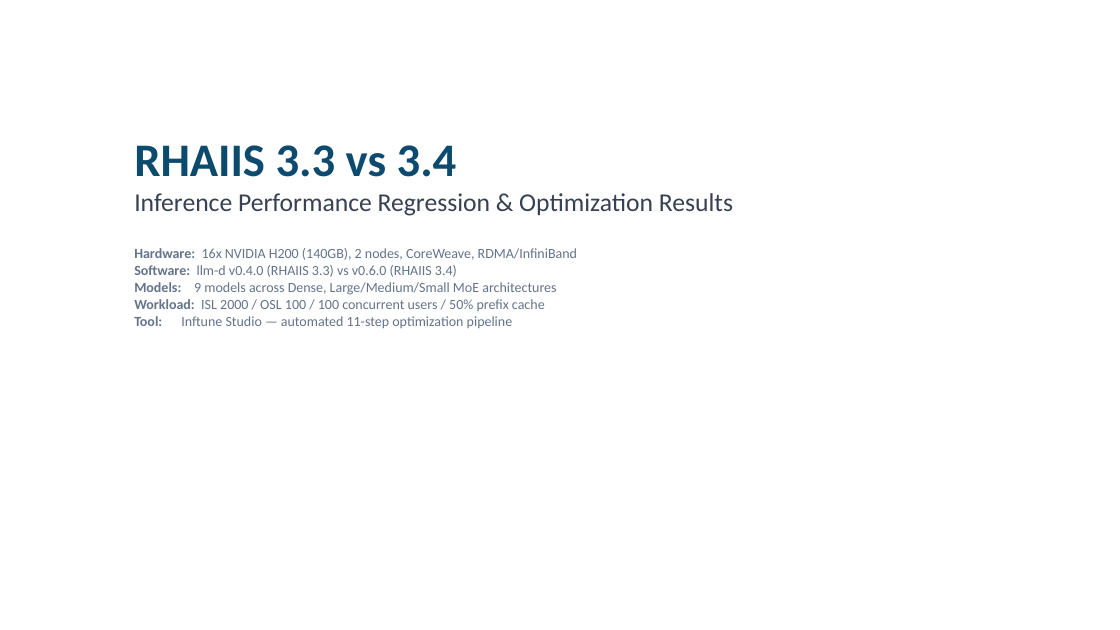
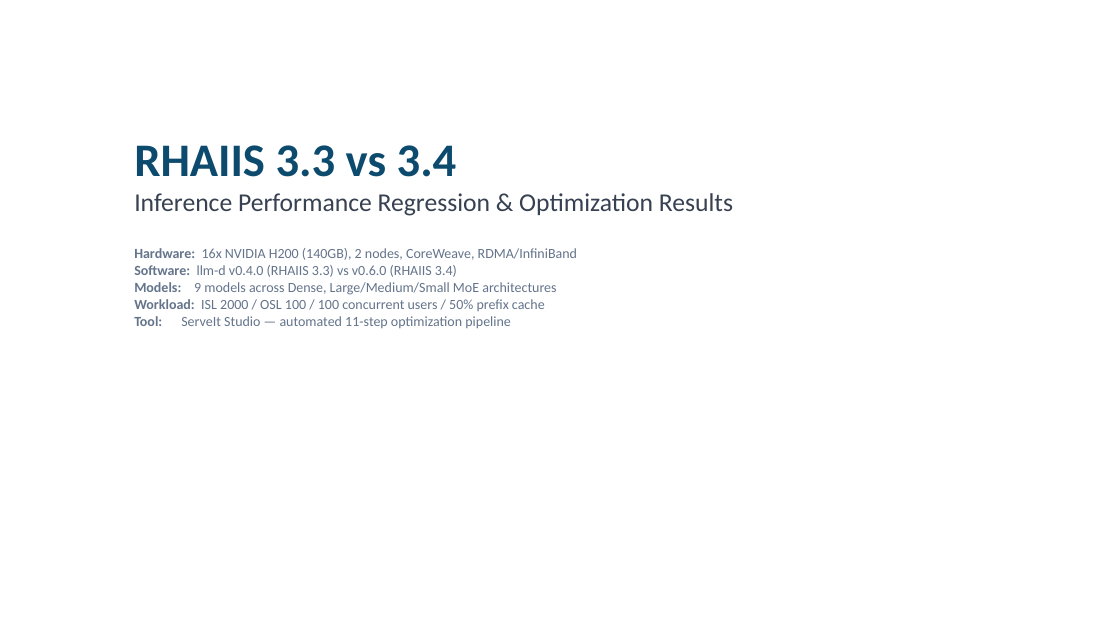
Before and after one commit to openshift-psap/serveit-studio, a slide deck: slide 1 of docs/rhaiis-3.3-vs-3.4-final.pptx. Drawn at 1120x630 pixels with LibreOffice and Linux fonts; fonts in the diff are those of the drawing. Boxes give left, top, right and bottom in pixels: in the first picture for what was removed or moved away, otherwise in the second. Text is boxed around its words. In the diff, an @@ line names an element or a change of style, - is before the commit and + after.

```diff
--- a/docs/rhaiis-3.3-vs-3.4-final.pptx
+++ b/docs/rhaiis-3.3-vs-3.4-final.pptx
@@ text at (134,316,511,328): text changed @@
-Tool: Inftune Studio — automated 11-step optimization pipeline
+Tool: ServeIt Studio — automated 11-step optimization pipeline
```
Also in this commit, not shown: 3 other slides changed.
